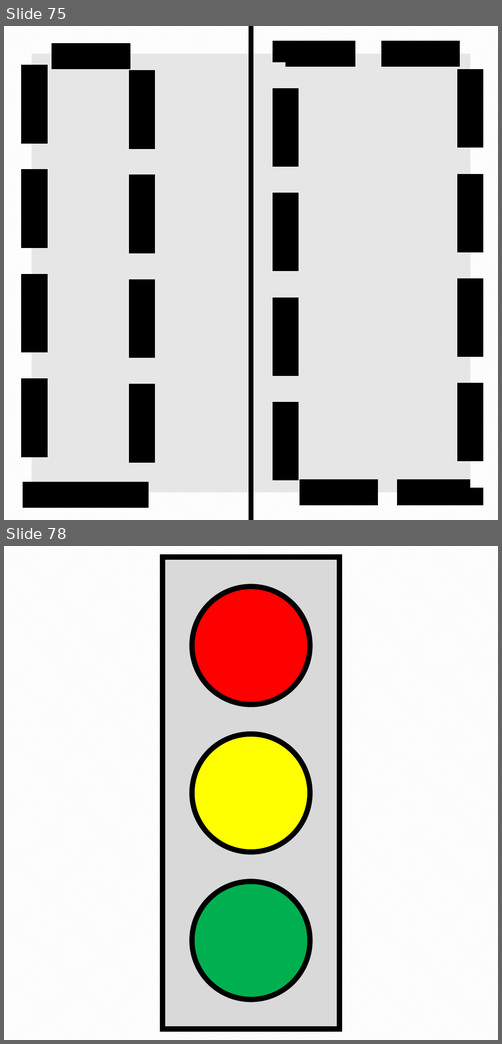
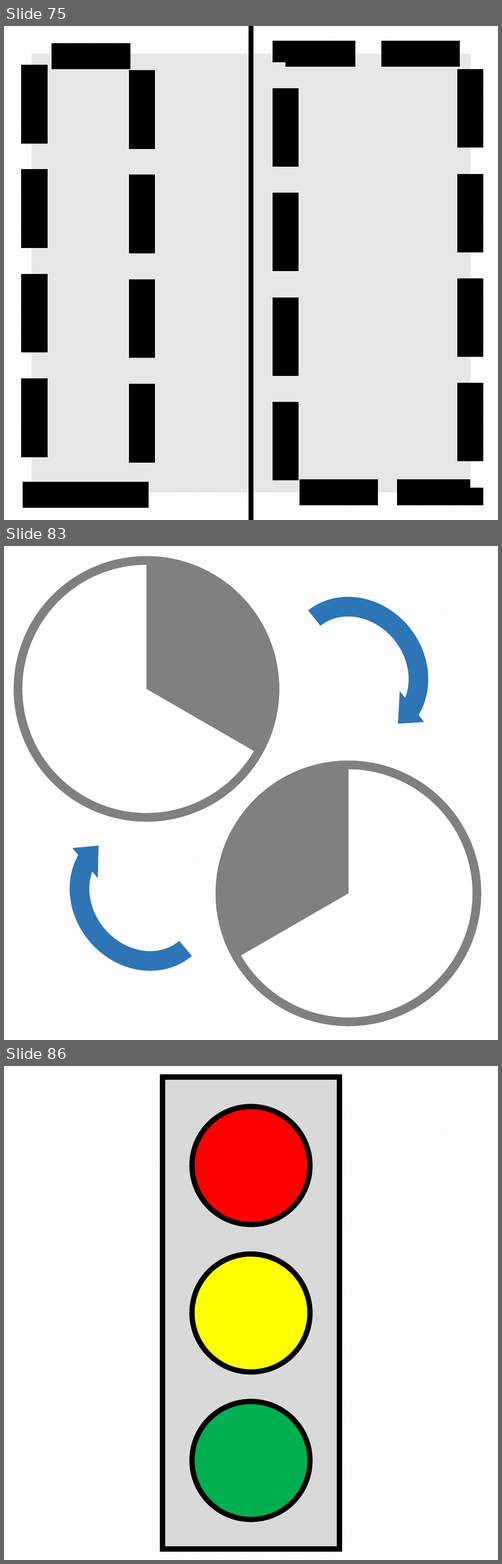
Before and after one commit to pyro-team/bkt-toolbox, a slide deck: features/dev_florian/resources/Icons.pptx. Shown one above the other, each under a label of ours: slides 75 and 78 before the commit, slides 75, 83 and 86 after it; the slides between them are not shown. The pictures are 502x1044 and 502x1564 pixels, drawn with LibreOffice and Linux fonts; fonts in the diff are those of the drawing. Boxes give left, top, right and bottom in pixels: in the first picture for what was removed or moved away, otherwise in the second. Text is boxed around its words. In the diff, an @@ line names an element or a change of style, - is before the commit and + after.

```diff
--- a/features/dev_florian/resources/Icons.pptx
+++ b/features/dev_florian/resources/Icons.pptx
@@ slide 83 added at [4, 546, 498, 1040], background pattern #F2F2F2 on #FFFFFF @@
@@ ellipse added at [18, 560, 274, 817], fill #FFFFFF, outline #808080 10 pt @@
@@ arc (boxed as its full ellipse) added at [18, 560, 274, 817], fill #808080, outline #808080 10 pt @@
@@ circular arrow added at [241, 554, 472, 788], fill #2E75B6 @@
@@ ellipse added at [220, 765, 476, 1022], fill #FFFFFF, outline #808080 10 pt @@
@@ arc (boxed as its full ellipse) added at [220, 765, 476, 1022], fill #808080, outline #808080 10 pt @@
@@ circular arrow added at [26, 780, 258, 1014], fill #2E75B6 @@
@@ what was slide 78 is now slide 86 @@
```
Also in this commit, not shown: 9 other slides added, 2 slides removed.
